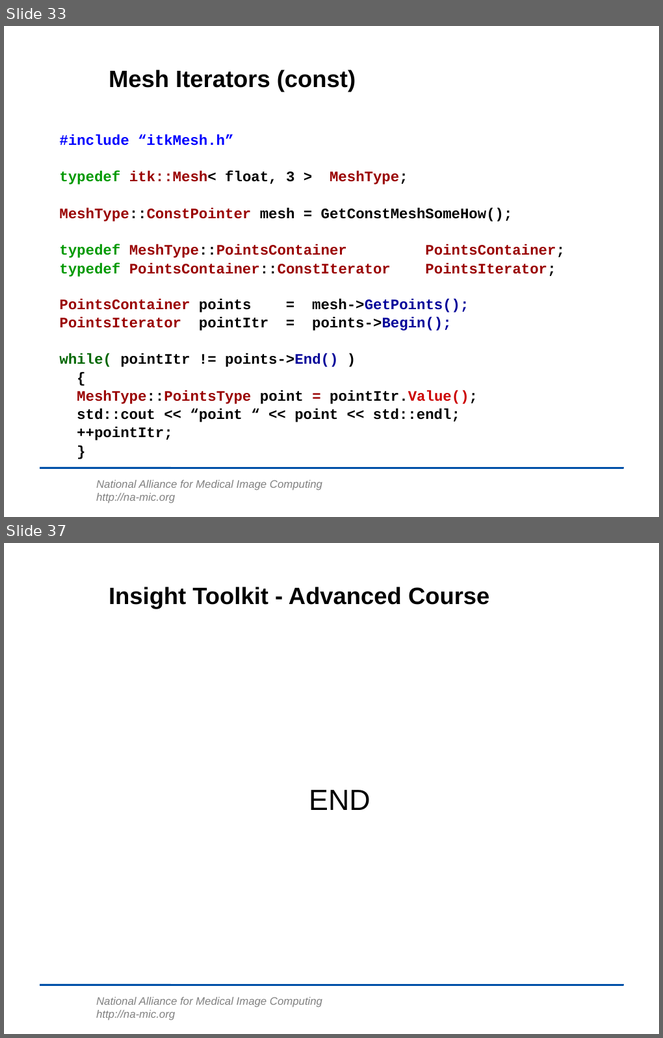
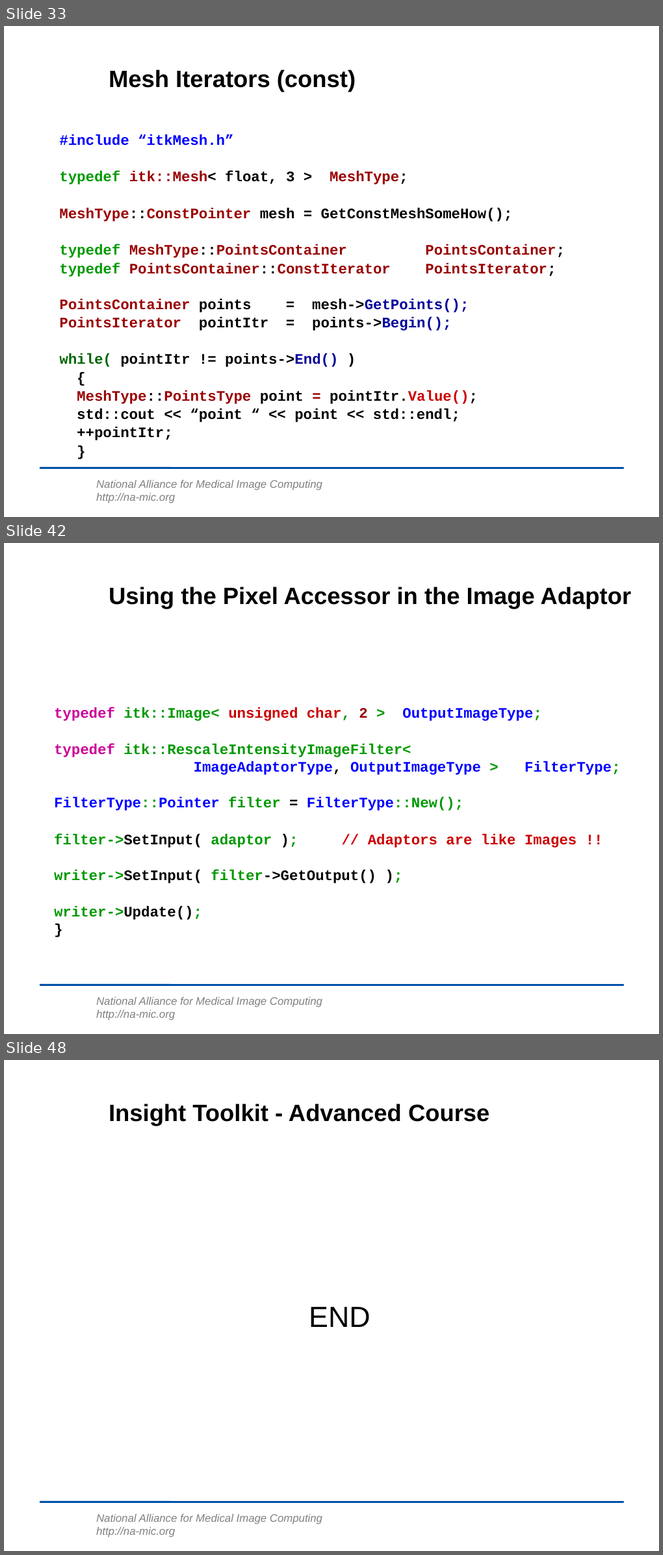
Before and after one commit to lheckemann/namic-sandbox, a slide deck: ITKAdvancedCourse/doc/presentations/Insight-DesignPatterns.ppt. Shown one above the other, each under a label of ours: slides 33 and 37 before the commit, slides 33, 42 and 48 after it; the slides between them are not shown. The pictures are 663x1038 and 663x1555 pixels, drawn with LibreOffice and Linux fonts; fonts in the diff are those of the drawing; background and template pictures are left out. Boxes give left, top, right and bottom in pixels: in the first picture for what was removed or moved away, otherwise in the second. Text is boxed around its words. In the diff, an @@ line names an element or a change of style, - is before the commit and + after.

Commit message:
ENH: Image Adaptors completed.      Starting to add Functors.

```diff
--- a/ITKAdvancedCourse/doc/presentations/Insight-DesignPatterns.ppt
+++ b/ITKAdvancedCourse/doc/presentations/Insight-DesignPatterns.ppt
@@ slide 42 added at <box>4,543,659,1034</box>, background #FFFFFF; not listed: 2 template elements that a slide beside it also shows @@
@@ title added at <box>109,587,632,609</box>, 26 pt, text #000000, bold @@
+Using the Pixel Accessor in the Image Adaptor
@@ text added at <box>54,707,621,920</box>, 16 pt, text #009900, bold @@
+typedef itk::Image< unsigned char, 2 > OutputImageType;
+typedef itk::RescaleIntensityImageFilter<
+ImageAdaptorType, OutputImageType > FilterType;
+FilterType::Pointer filter = FilterType::New();
+filter->SetInput( adaptor ); // Adaptors are like Images !!
+writer->SetInput( filter->GetOutput() );
+writer->Update();
+}
@@ what was slide 37 is now slide 48 @@
```
Also in this commit, not shown: 3 slides changed, 10 other slides added.
